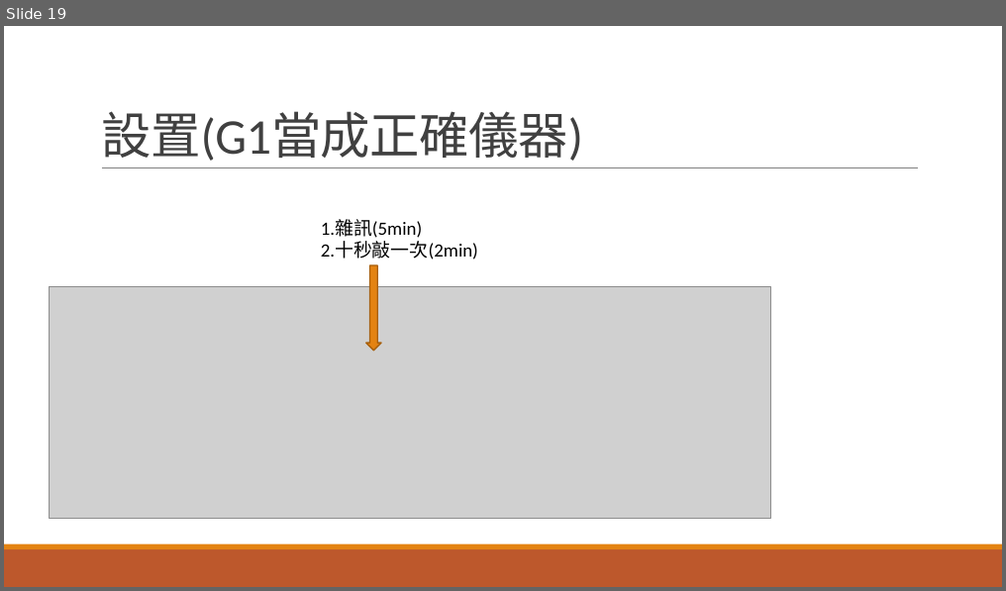
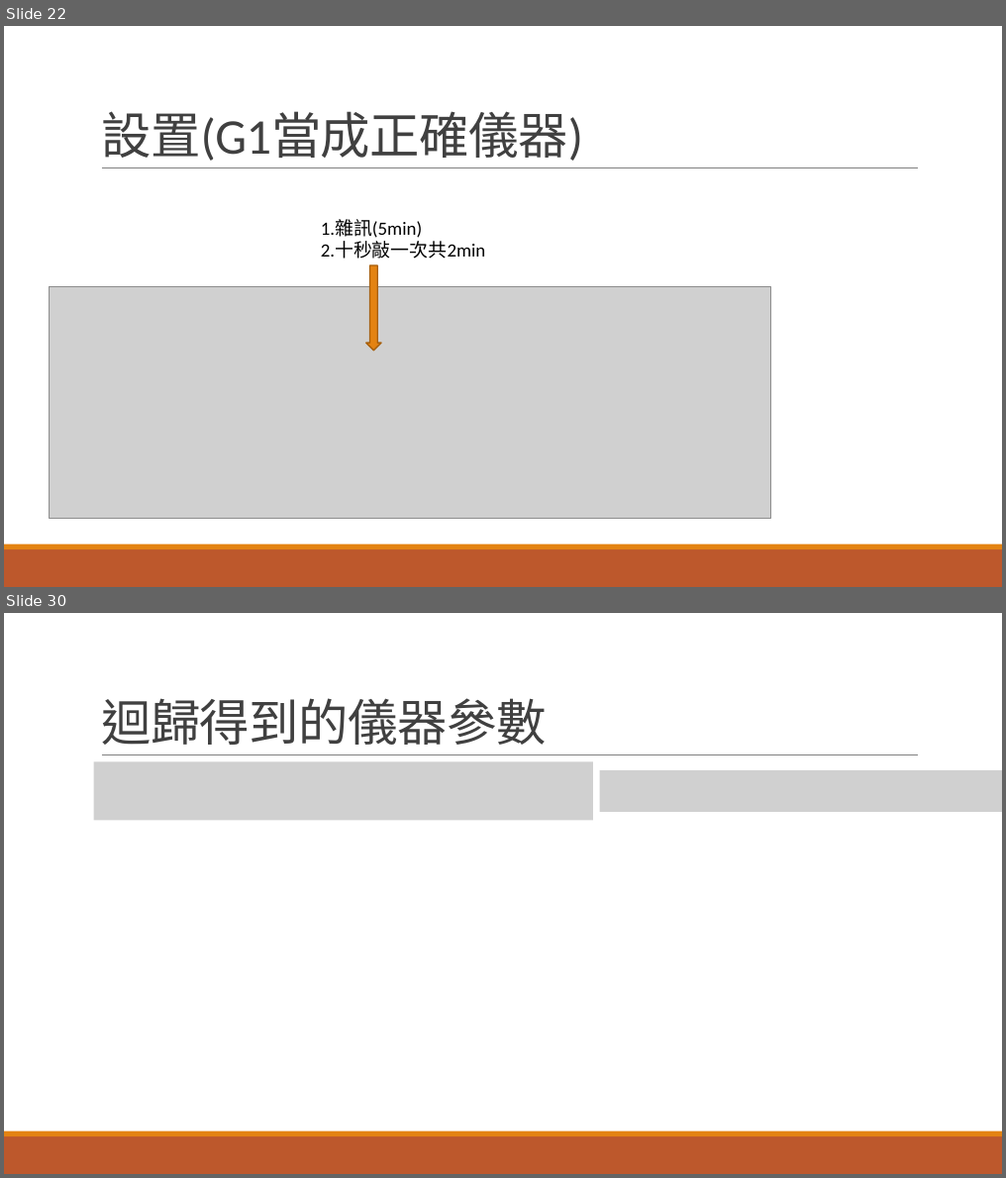
Before and after one commit to r889165/BackUpThesis, a slide deck: Geophone_Calibration/地聲儀求參數.pptx. Shown one above the other, each under a label of ours: slide 19 before the commit, slides 22 and 30 after it; the slides between them are not shown. The pictures are 1006x591 and 1006x1178 pixels, drawn with LibreOffice and Linux fonts; fonts in the diff are those of the drawing; grey boxes stand for pictures. Boxes give left, top, right and bottom in pixels: in the first picture for what was removed or moved away, otherwise in the second. Text is boxed around its words. In the diff, an @@ line names an element or a change of style, - is before the commit and + after.

```diff
--- a/Geophone_Calibration/地聲儀求參數.pptx
+++ b/Geophone_Calibration/地聲儀求參數.pptx
@@ slide 30 added at (4, 613, 1002, 1174), background #FFFFFF; not listed: 3 template elements that a slide beside it also shows @@
@@ title added at (101, 698, 546, 745), 48 pt, text #404040 @@
+迴歸得到的儀器參數
@@ picture added at (94, 761, 593, 820) @@
@@ picture added at (600, 770, 1002, 811) @@
@@ what was slide 19 is now slide 22 @@
@@ slide 22 changed as well @@
@@ text at (321, 242, 486, 259): text changed @@
-2.十秒敲一次(2min)
+2.十秒敲一次共2min
```
Also in this commit, not shown: 4 other slides changed, 9 other slides added, 4 slides removed, 21 other files.
